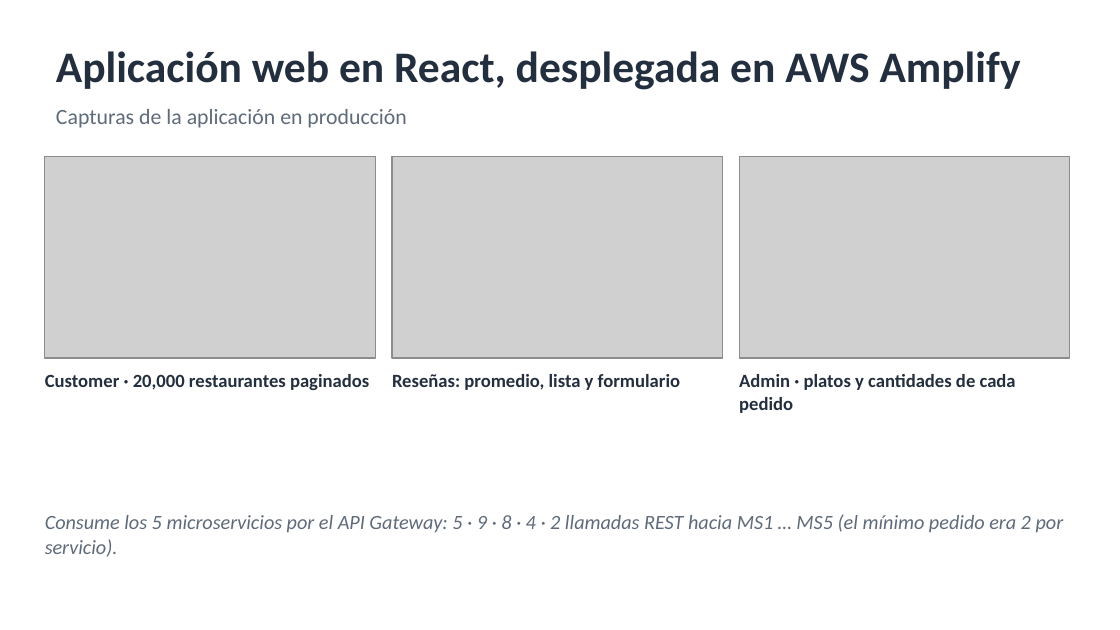
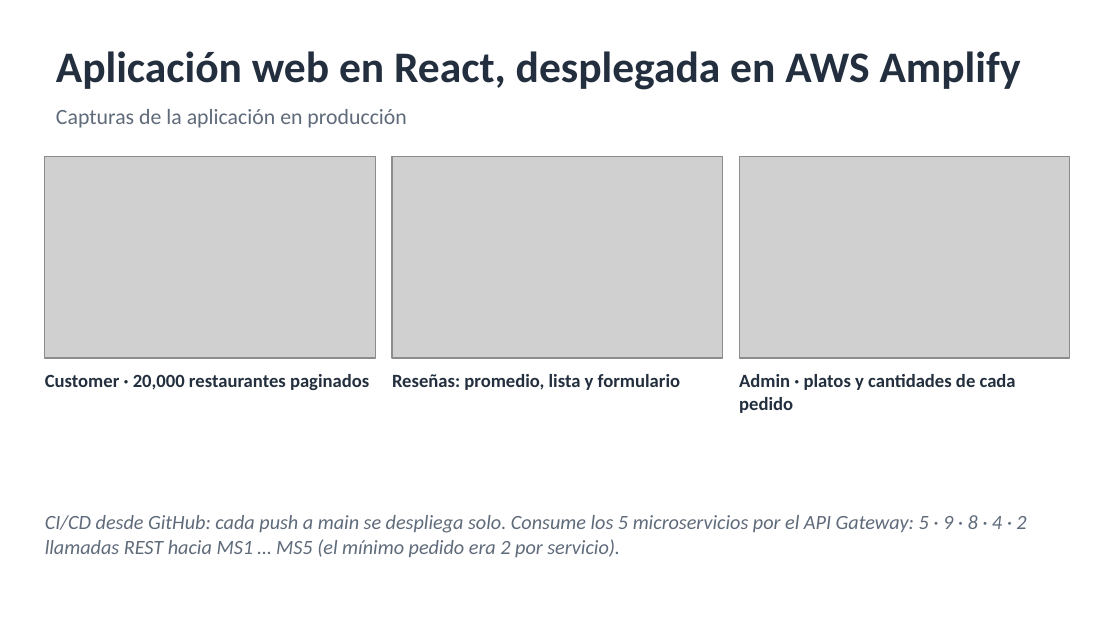
Before and after one commit to miguelespinozaa-ship-it/ProeyctParcialProp, a slide deck: slide 9 of entregables/Presentacion-Delivery-Cloud.pptx. Drawn at 1120x630 pixels with LibreOffice and Linux fonts; fonts in the diff are those of the drawing; grey boxes stand for pictures. Boxes give left, top, right and bottom in pixels: in the first picture for what was removed or moved away, otherwise in the second. Text is boxed around its words. In the diff, an @@ line names an element or a change of style, - is before the commit and + after.

```diff
--- a/entregables/Presentacion-Delivery-Cloud.pptx
+++ b/entregables/Presentacion-Delivery-Cloud.pptx
@@ text at (x1=45, y1=515, x2=1026, y2=558): text changed @@
-Consume los 5 microservicios por el API Gateway: 5 · 9 · 8 · 4 · 2 llamadas REST hacia MS1 … MS5 (el mínimo pedido era 2 por servicio).
+CI/CD desde GitHub: cada push a main se despliega solo. Consume los 5 microservicios por el API Gateway: 5 · 9 · 8 · 4 · 2 llamadas REST hacia MS1 … MS5 (el mínimo pedido era 2 por servicio).
```
Also in this commit, not shown: 3 other slides changed, 8 other files.
